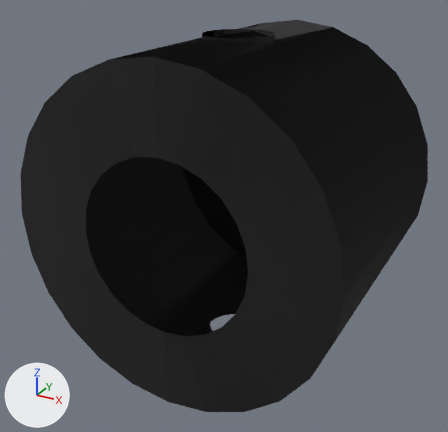
The Blender file Models/SSPX/sspx-tube-1875-2-iva.blend as it was, and as the next commit left it.
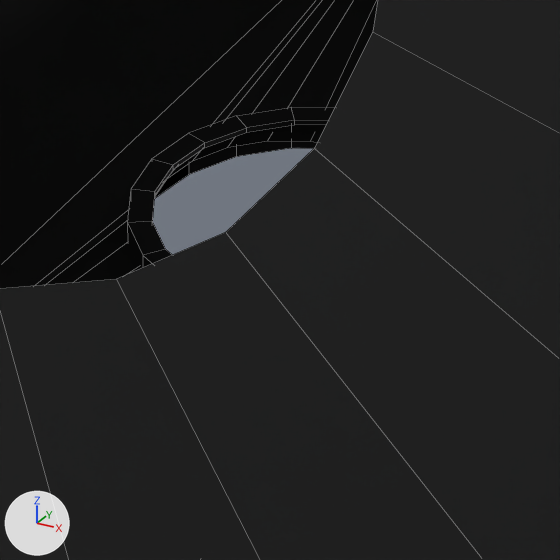
The first picture shows the older version from a camera (50 mm lens) standing at (1.356, -2.613, 1.181) and looking at (-0.042, -0.071, -0.09). The close-ups show both versions on the part from 42% to 61% of the width and 67% to 88% of the height of that picture. Lighting does not change. The marker at lower left points along +X, +Y and +Z. The close-ups show mesh edges as thin lines.

Names of what the first close-up shows: 'shell'.
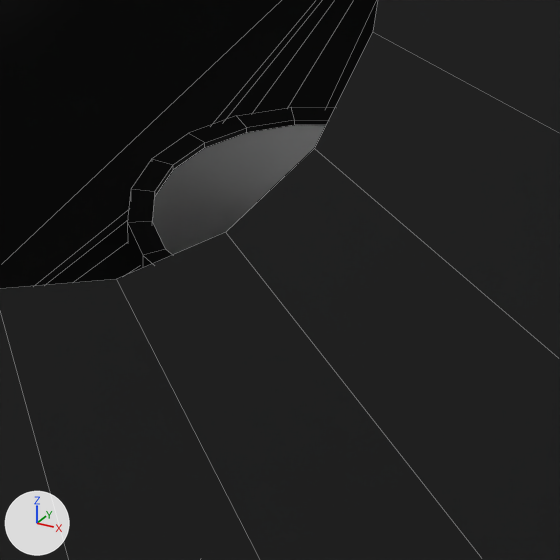
Location of each change, (x1, y1, x2, y2) in pixels of the close-ups (560 x 560 px):
'depthMask', added: after (153, 125, 326, 255)

The change, as a list of edits to the scene's bpy script:
```text
Add mat_material:
    mat_material = principled_material('Material')
    mat_material.base_color = (0.8, 0.8, 0.8)  # white #e7e7e7
Add me_shell_001:
    me_shell_001.from_pydata(...)  # 40 vertices, 2 faces; spans x -0.15..0.15, y -0.15..0.14, z -0.77..0.77
    me_shell_001.materials.append(mat_material)  # white #e7e7e7
Add ob_depthmask:
    ob_depthmask = bpy.data.objects.new('depthMask', me_shell_001)
    ob_depthmask.parent = ob_freeiva
    ob_depthmask.location = (0.0, 0.0, 0.0)
```
